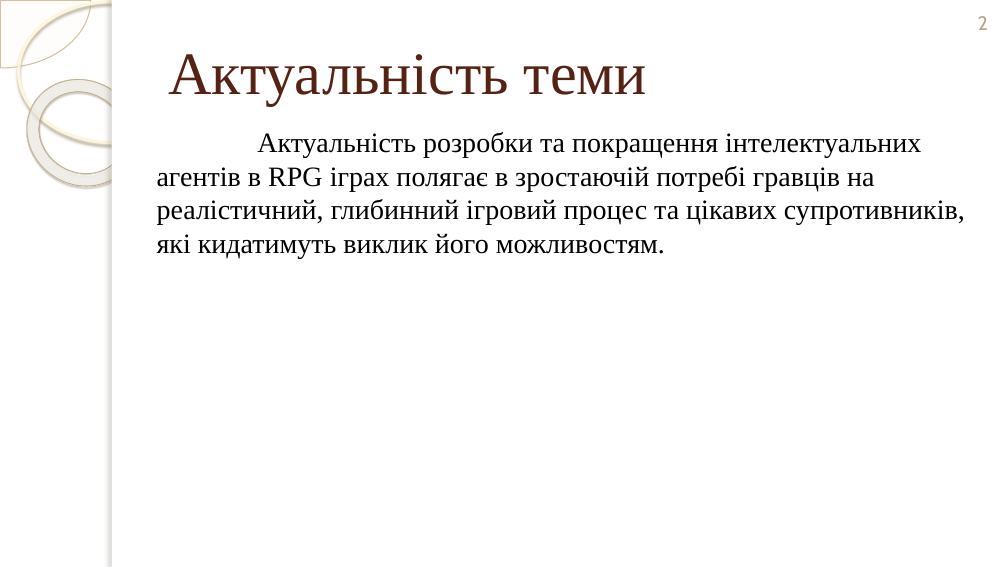
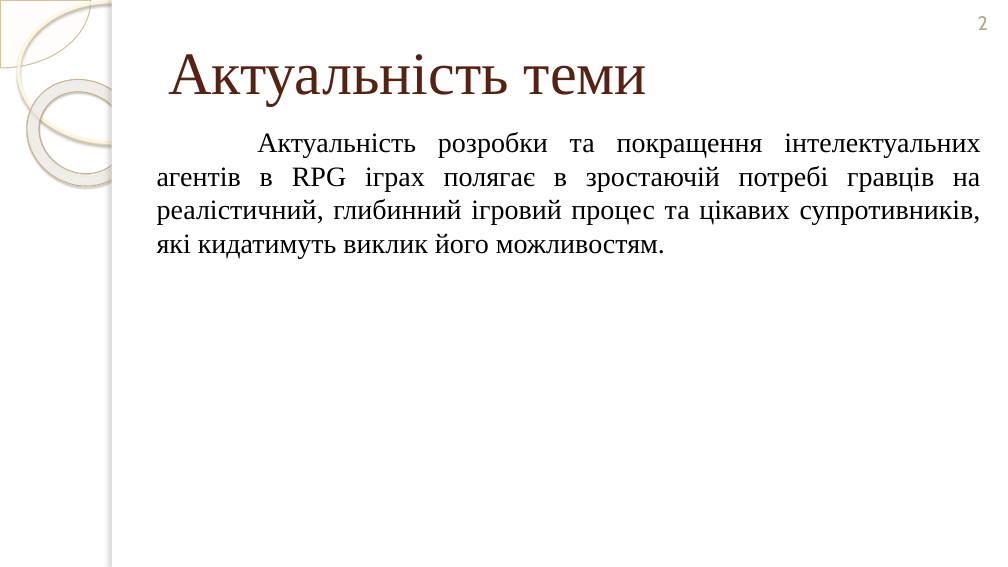
Before and after one commit to mcmcmax437/3D-RPG-Diploma-Thesis, a slide deck: slide 2 of Documents/Презентація/Презентація_Терешкович_ІТ-02_Захист.pptx. Drawn at 1008x567 pixels with LibreOffice and Linux fonts; fonts in the diff are those of the drawing; background and template pictures are left out. Boxes give left, top, right and bottom in pixels: in the first picture for what was removed or moved away, otherwise in the second. Text is boxed around its words. In the diff, an @@ line names an element or a change of style, - is before the commit and + after.

```diff
--- a/Documents/Презентація/Презентація_Терешкович_ІТ-02_Захист.pptx
+++ b/Documents/Презентація/Презентація_Терешкович_ІТ-02_Захист.pptx
@@ text "Актуальність розробки та покращення інтелектуальних ..." at (157, 132, 981, 259): alignment left to justified @@
```
Also in this commit, not shown: 2 other slides changed, 2 slides added, 2 slides removed, 4 other files.
